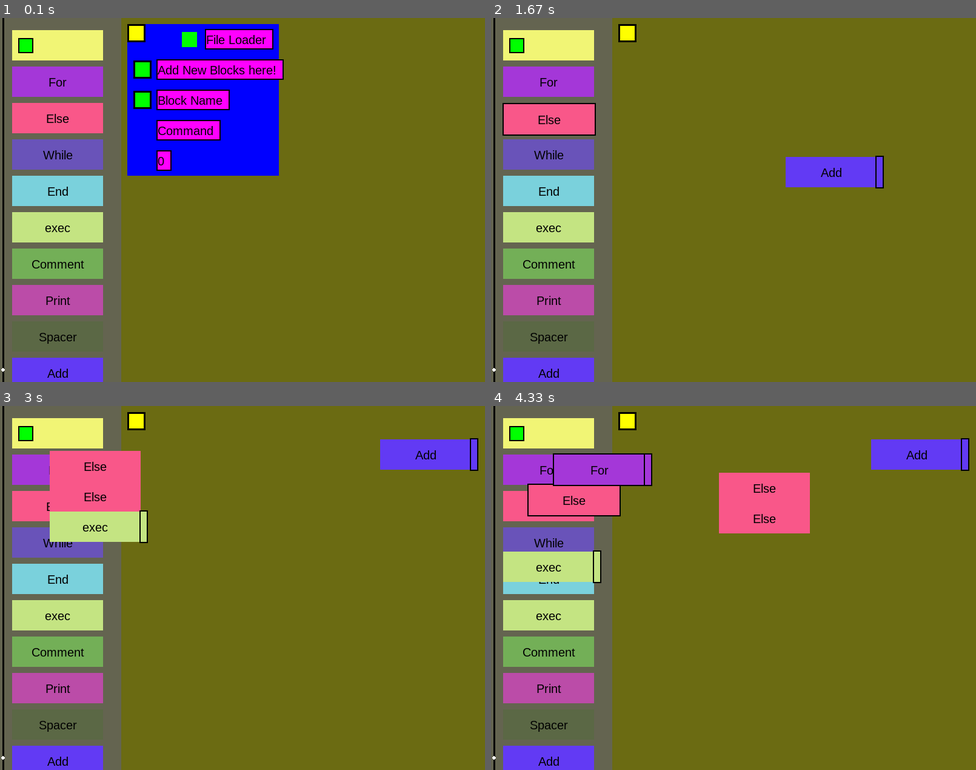
Above: before the commit, frames 1-4 (two rows, left to right).
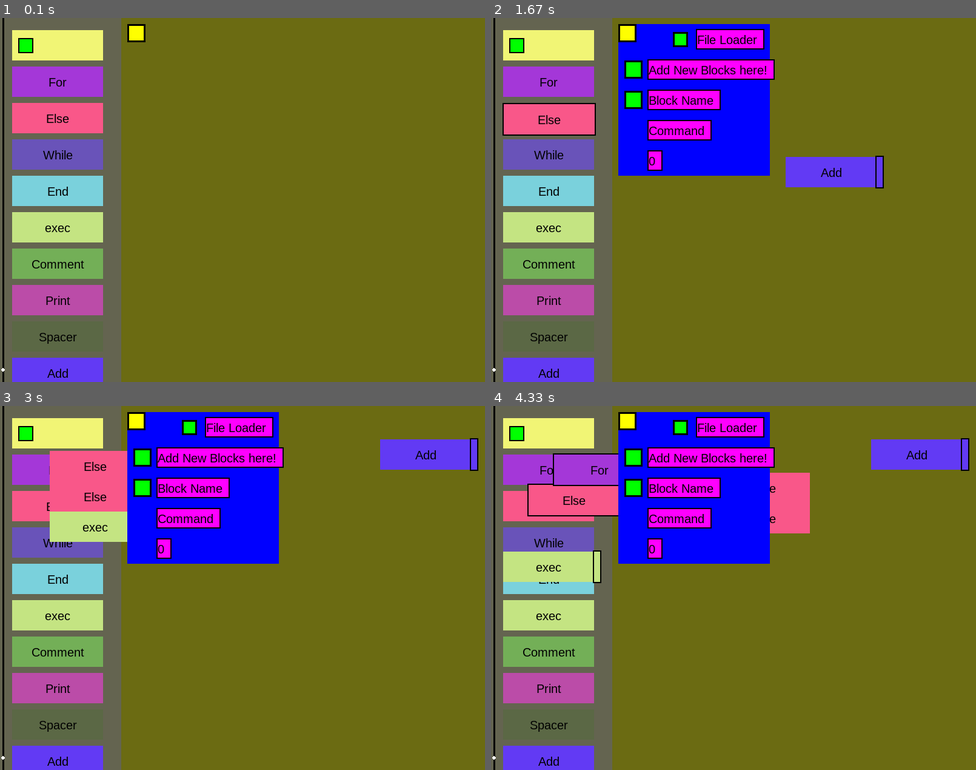
Above: after the commit, the same moments.

Repository: wsadzanie2/PyBlockCode
Game: pygame game, started from main.py
Same seed, same stepped clock (60 frames per second), same inputs: the game is played once before the commit and once after it.
Inputs (mouse positions are in pixels of both pictures, inside the frame that each line leads up to):
- Up to frame 1 (0.1 s): no input
- Up to frame 2 (1.67 s): click (626, 32) at 0.38 s; click (709, 68) at 0.72 s, where only the run after the commit has a clickable "Add New Blocks here!"; press the mouse at (549, 371) at 1.03 s; move the mouse to (689, 272) at 1.13 s; release the mouse at (830, 170) at 1.27 s; click (549, 119) at 1.38 s
- Up to frame 3 (3 s): press the mouse at (58, 507) at 1.7 s; move the mouse to (77, 486) at 1.8 s; release the mouse at (97, 464) at 1.93 s; press the mouse at (339, 558) at 2.03 s; move the mouse to (383, 507) at 2.13 s; release the mouse at (426, 453) at 2.27 s; press the mouse at (58, 617) at 2.37 s; move the mouse to (72, 562) at 2.47 s; release the mouse at (87, 507) at 2.6 s; press the mouse at (223, 427) at 2.7 s; move the mouse to (174, 540) at 2.8 s; release the mouse at (126, 653) at 2.93 s
- Up to frame 4 (4.33 s): click (626, 420) at 3.05 s; click (626, 420) at 3.38 s; press the mouse at (549, 507) at 3.7 s; move the mouse to (655, 497) at 3.8 s; release the mouse at (762, 486) at 3.93 s; press the mouse at (549, 471) at 4.03 s; move the mouse to (573, 471) at 4.13 s; release the mouse at (597, 471) at 4.27 s

The runs differ from the first frame. In frame 1, 13% of the frame differs, in the area x 26-59%, y 1-44%; in frame 2, 13%; in frame 3, 13%; in frame 4, 13%.

Commit message:
Changed the default visibility of the menu to False

Diff:
--- a/main.py
+++ b/main.py
@@ -330,7 +330,7 @@
         self.import_win = TextInput(font, pygame.Rect(0, 0, 130, 30), background=(255, 0, 255), text='Add New Blocks here!')
         self.import_rect = pygame.Rect(25, 25, 30, 30)
         self.selected = None
-        self.visible = True
+        self.visible = False
     def update_values(self):
         self.text_win.rect.midleft = self.rect.midleft
         self.command_win.rect.midleft = self.rect.midleft
@@ -434,7 +434,7 @@
         pygame.draw.rect(screen, (0, 0, 255), self.rect)
         self.text_win.draw(screen)
         pygame.draw.rect(screen, (0, 0, 0), self.button_rect)
-        pygame.draw.rect(screen, (0, 255, 0), self.button_rect)
+        pygame.draw.rect(screen, (0, 255, 0), rect_border(self.button_rect, -3))
     def update(self, event):
         global selected
         if event.type == MOUSEBUTTONDOWN and event.button == 1:
